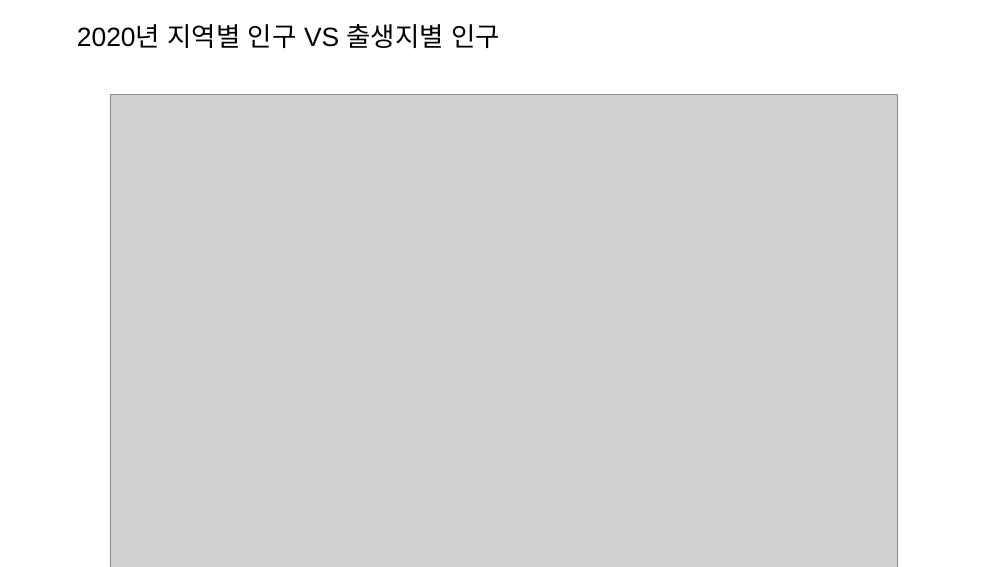
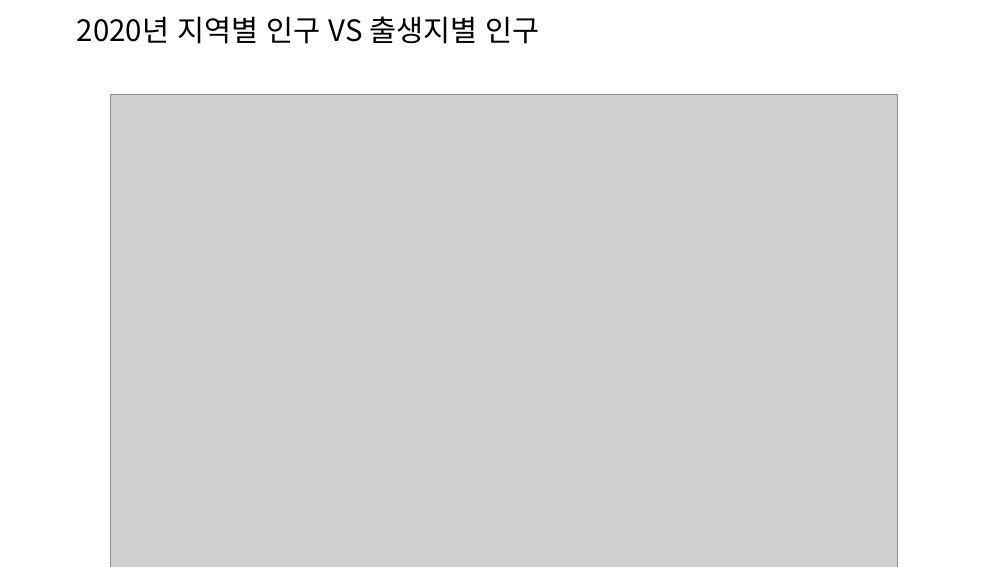
Before and after one commit to samhyunyoo/tscensus, a slide deck: slide 2 of slides/Slide_Final_Yoo_20251124.pptx (slide 6 before the commit). Drawn at 1008x567 pixels with LibreOffice and Linux fonts; fonts in the diff are those of the drawing; grey boxes stand for pictures. Boxes give left, top, right and bottom in pixels: in the first picture for what was removed or moved away, otherwise in the second. Text is boxed around its words. In the diff, an @@ line names an element or a change of style, - is before the commit and + after.

```diff
--- a/slides/Slide_Final_Yoo_20251124.pptx
+++ b/slides/Slide_Final_Yoo_20251124.pptx
@@ title "2020년 지역별 인구 VS 출생지별 ..." at <box>77,16,540,44</box>: size 25.2 to 28 pt, font Arial to Noto Sans CJK KR @@
```
Also in this commit, not shown: 11 other slides changed, 3 slides added, 13 slides removed, 8 other files.
